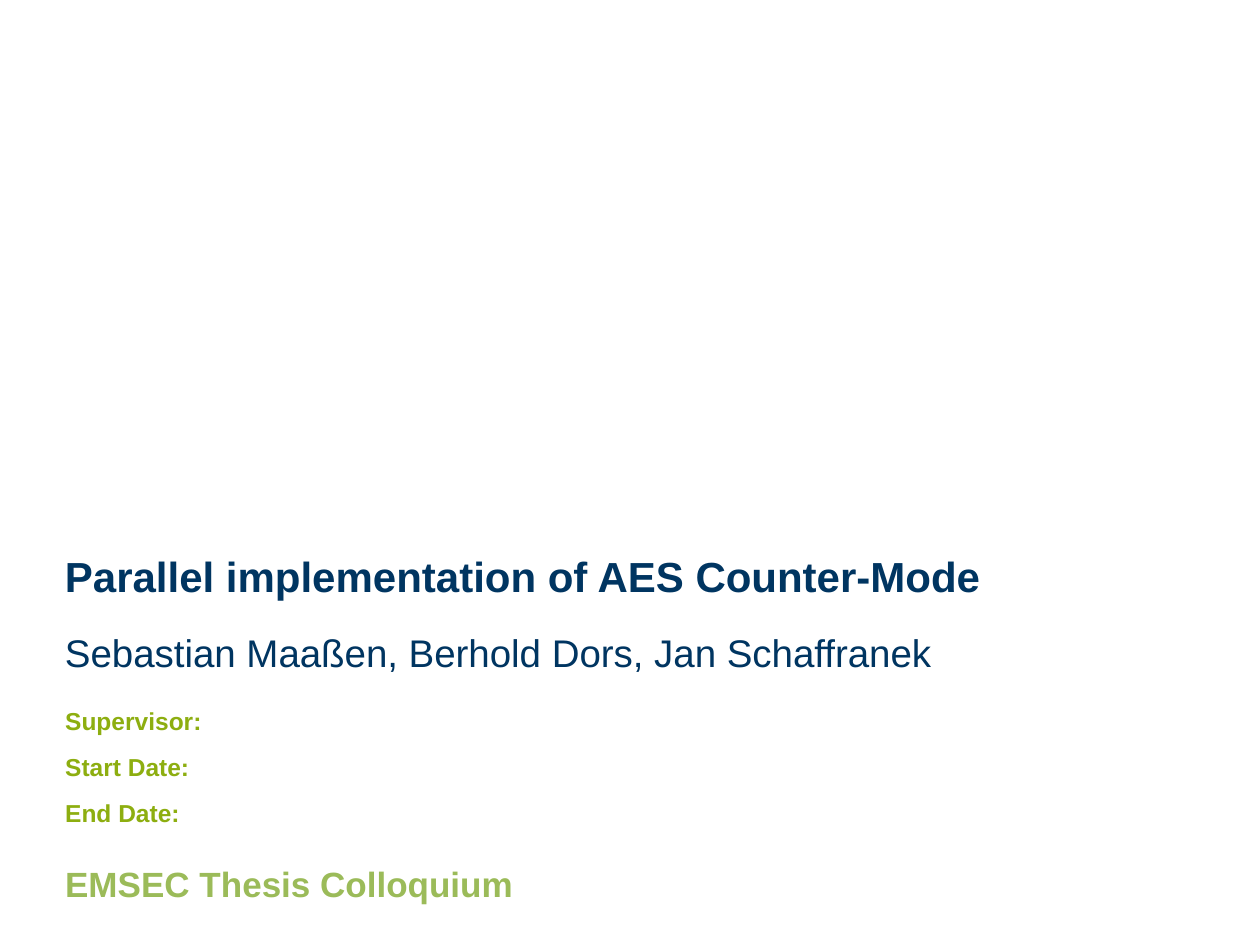
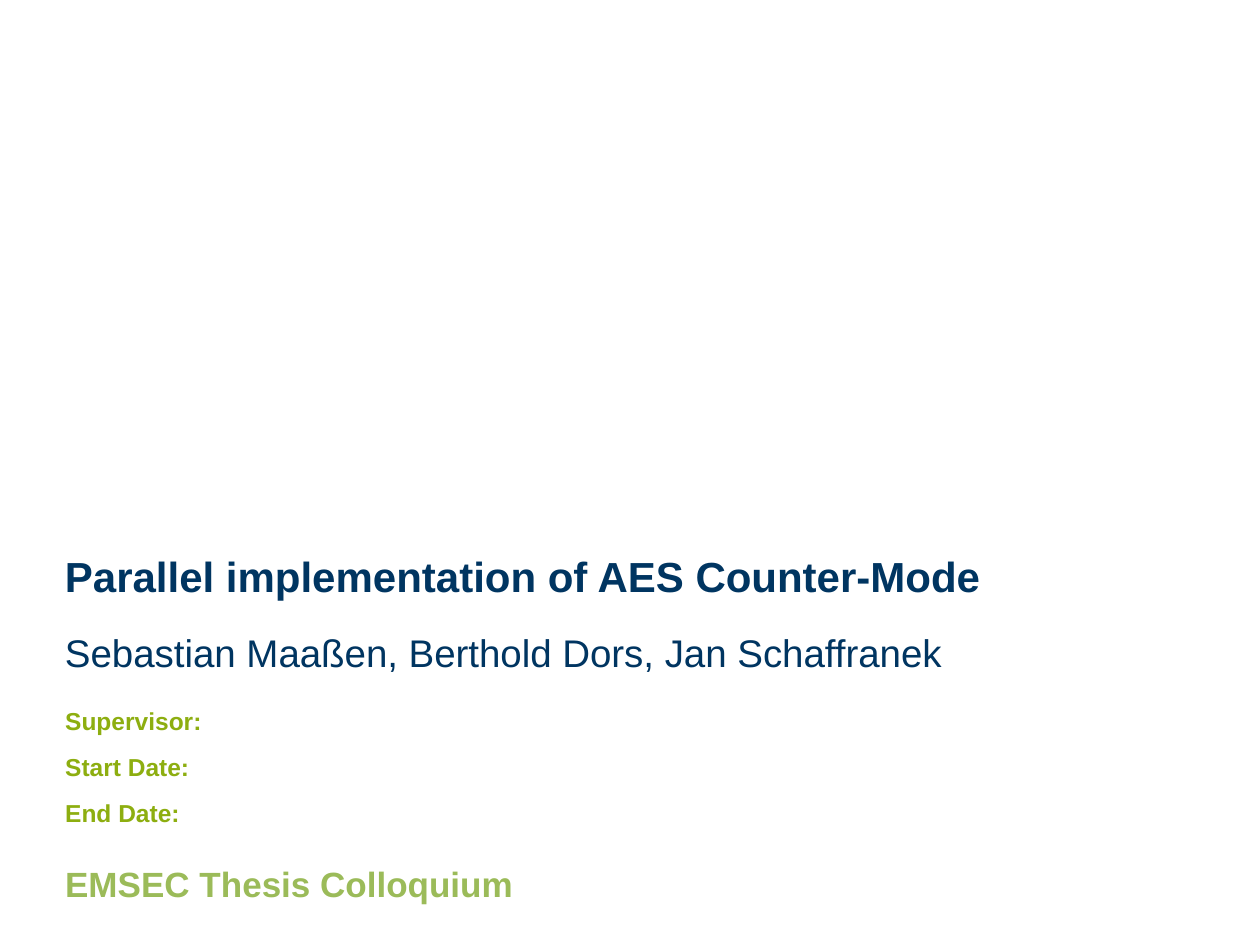
Before and after one commit to franneck94/CUDA-AES, a slide deck: slide 1 of Presentation.pptx. Drawn at 1260x945 pixels with LibreOffice and Linux fonts; fonts in the diff are those of the drawing; background and template pictures are left out. Boxes give left, top, right and bottom in pixels: in the first picture for what was removed or moved away, otherwise in the second. Text is boxed around its words. In the diff, an @@ line names an element or a change of style, - is before the commit and + after.

```diff
--- a/Presentation.pptx
+++ b/Presentation.pptx
@@ text at [65,639,941,672]: text changed @@
-Sebastian Maaßen, Berhold Dors, Jan Schaffranek
+Sebastian Maaßen, Berthold Dors, Jan Schaffranek
```
Also in this commit, not shown: 5 other slides changed, 7 slides added, 3 slides removed, 13 other files.
